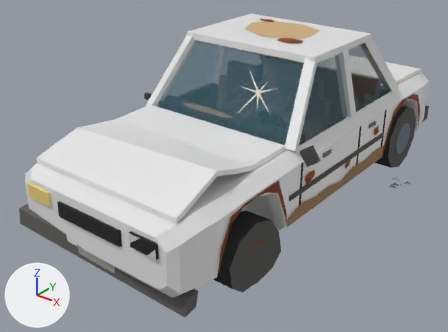
Renders of the OBJ model assets/source/style_test/Sedan.obj from each side of a commit.
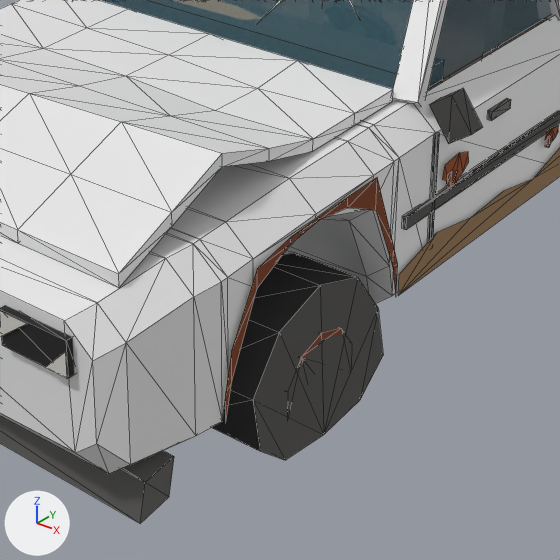
Each version is shown whole from a camera (50 mm lens) standing at (11.49, -16.34, 10.48) and looking at (-0.38, -1.49, 1.27), then close up on the part from 29% to 78% of the width and 33% to 100% of the height. Lighting does not change. The marker at lower left points along +X, +Y and +Z. The first two pictures are the older version. The close-ups show mesh edges as thin lines. Where no turn or scale is listed for an object, it has been applied to the vertices. Vertices at exactly the same position are counted once.

Objects in the first close-up: 'Sedan'.
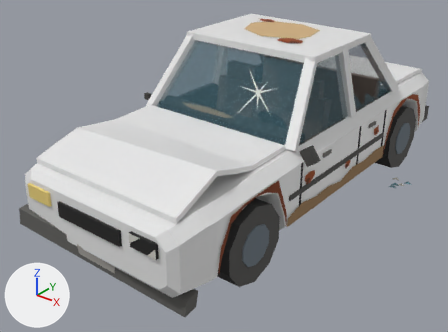
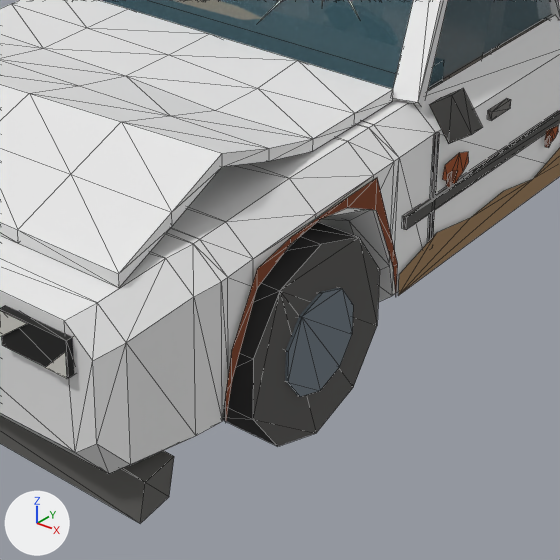
Pixel boxes (x1, y1, x2, y2) of what changed, in the close-ups (560 x 560 px; the box of a moved part takes in the faces that stretch with it):
```json
{"part": 1, "of": "me_sedan", "change": "moved or reshaped", "before": [211, 253, 383, 460], "after": [222, 222, 380, 446]}
{"part": 2, "of": "me_sedan", "change": "surface changed", "before": [297, 328, 344, 368], "after": [285, 288, 353, 397]}
```

The change, as JSON lines over the scene's bpy script:
```json
{"block": "me_sedan", "where": "me_sedan.from_pydata(...)  # 1096 vertices, 1600 faces; spans x -3.3..4.3, y -7.8..8.0, z 0.0..5.5"}
{"block": "me_sedan", "where": "# used by ob_sedan; location = (0.0, 0.0, 0.0)"}
{"block": "me_sedan", "change": "me_sedan part 1: 20 of 1096 vertices moved; they spanned x 2.3..3.4, y -5.8..-3.6, z 0.0..1.9 and now span x 2.4..3.3, y -5.8..-3.6, z 0.0..2.4; mean shift (0.0, 0.0, 0.3); largest move (2.4, -5.4, 1.7) -> (2.4, -5.4, 2.2)"}
{"block": "me_sedan", "change": "me_sedan part 2: 34 kept faces spanning x 2.4..3.3, y -5.3..-4.1, z 0.6..1.8 get new texture (UV) coordinates"}
```
